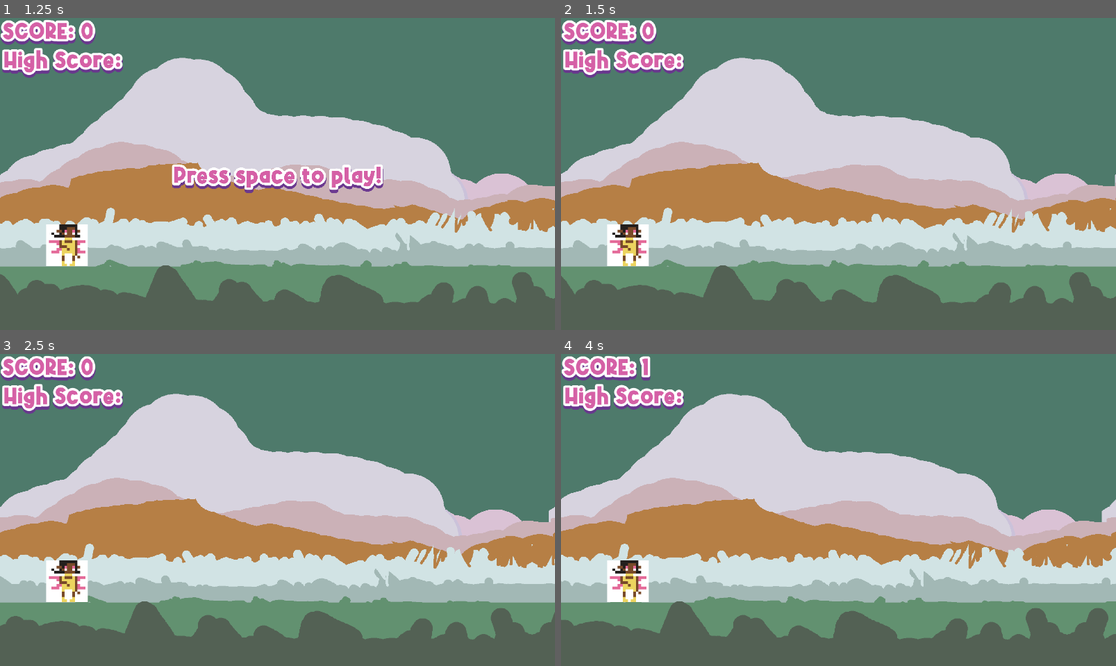
Above: before the commit, frames 1-4 (two rows, left to right).
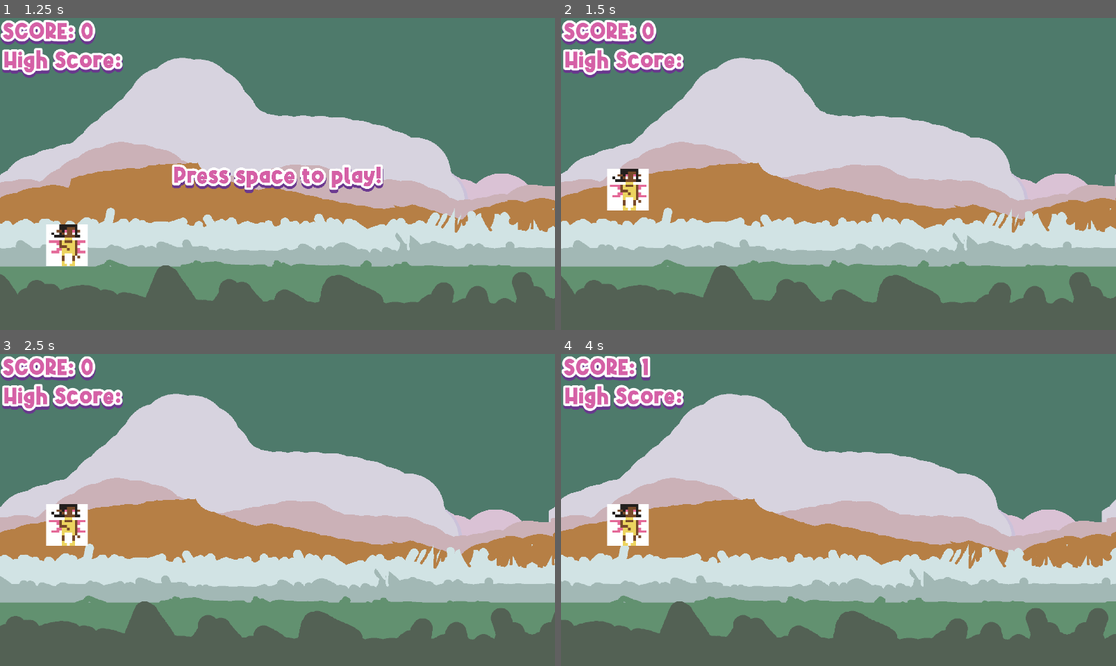
Above: after the commit, the same moments.

Repository: Teakitter/FlightlessFaeries
Game: Godot game, scene res://scenes/menu.tscn
The game is run twice, just before and just after one commit, with the same random seed, the same clock (stepped at 60 frames per second) and the same inputs.
Inputs:
- Up to frame 1 (1.25 s): click "Play" at 0.5 s
- Up to frame 2 (1.5 s): tap Space at 1.25 s
- Up to frame 3 (2.5 s): tap W (jump) at 1.52, 2.27 s
- Up to frame 4 (4 s): tap W (jump) at 3.77 s

Frame 1 is identical in both runs. In frame 2, 2.0% of the frame differs, in the area x 8-16%, y 48-80%; in frame 3, 2.0%; in frame 4, 2.0%.

Commit message:
fixed jump speed
gravity

Diff:
--- a/game/script/player.gd
+++ b/game/script/player.gd
@@ -1,6 +1,6 @@
 extends CharacterBody2D
 
-const GRAVITY : int = 4200
+const GRAVITY : int = 150
 const JUMP_SPEED : int = -1800
 
 # Called every frame.
